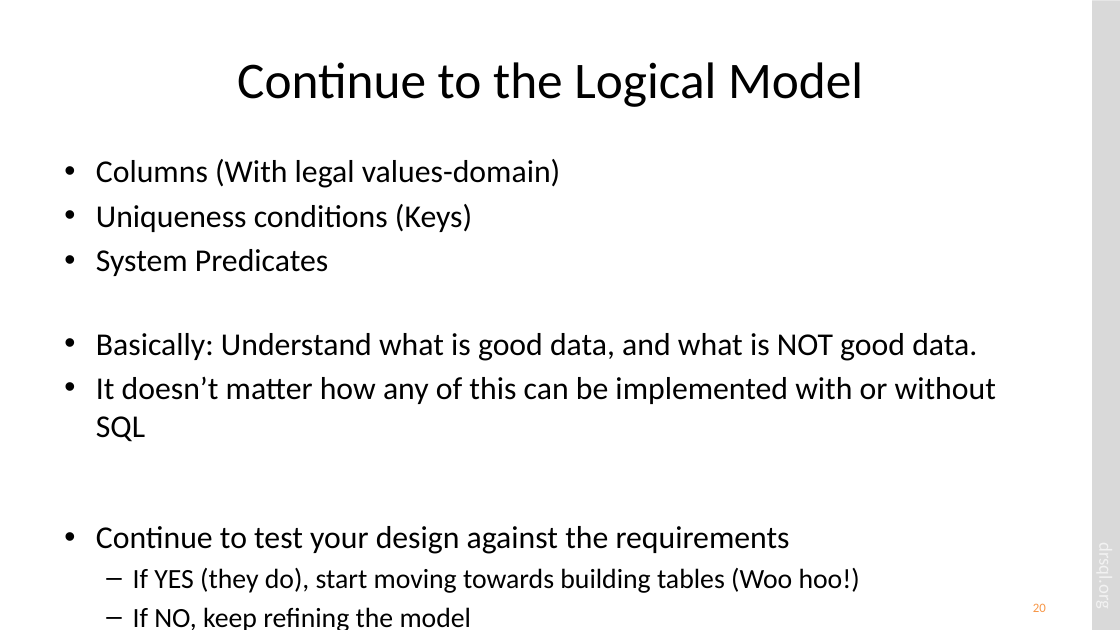
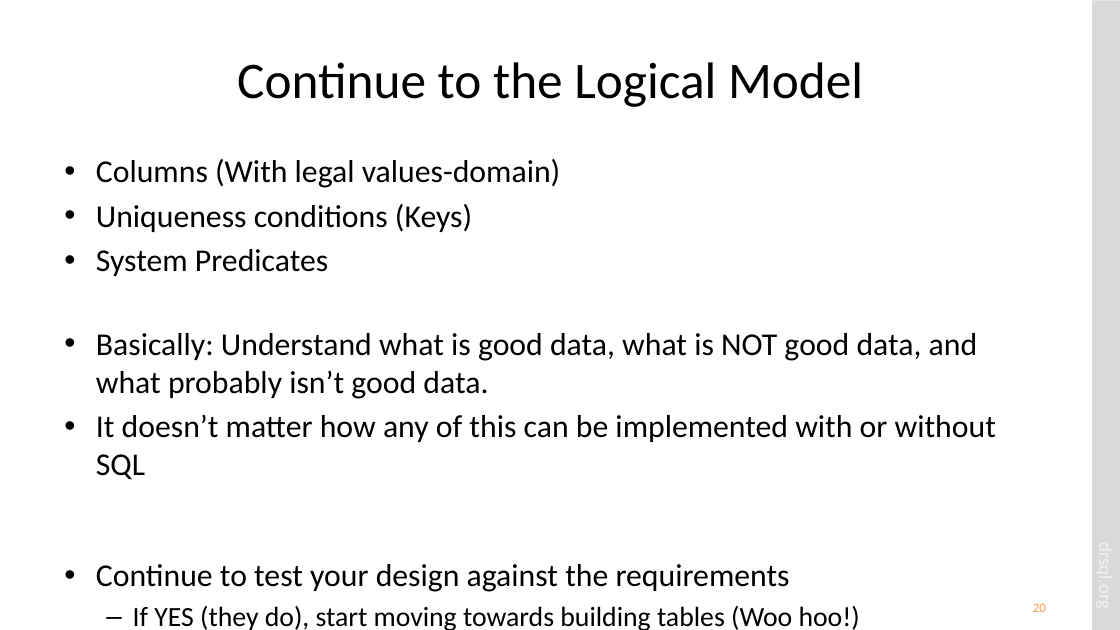
Before and after one commit to drsqlgithub/Presentation-Downloads, a slide deck: slide 20 of Relational Database Design/Relational Database Design.pptx. Drawn at 1120x630 pixels with LibreOffice and Linux fonts; fonts in the diff are those of the drawing. Boxes give left, top, right and bottom in pixels: in the first picture for what was removed or moved away, otherwise in the second. Text is boxed around its words. In the diff, an @@ line names an element or a change of style, - is before the commit and + after.

```diff
--- a/Relational Database Design/Relational Database Design.pptx
+++ b/Relational Database Design/Relational Database Design.pptx
@@ text at bbox=[96, 333, 978, 399]: text changed @@
-• Basically: Understand what is good data, and what is NOT good data.
+• Basically: Understand what is good data, what is NOT good data, and what probably isn’t good data.
```
Also in this commit, not shown: 10 other slides changed.
